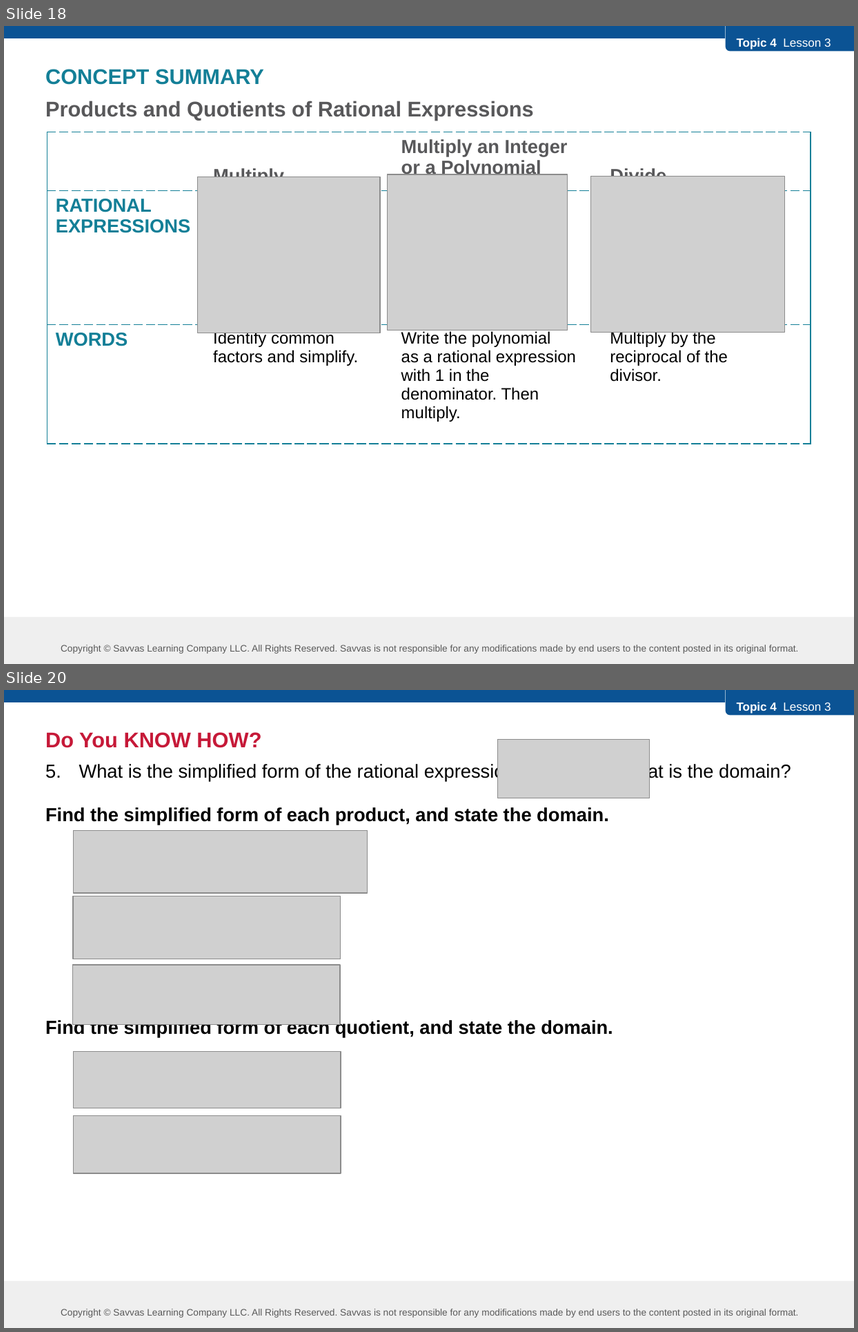
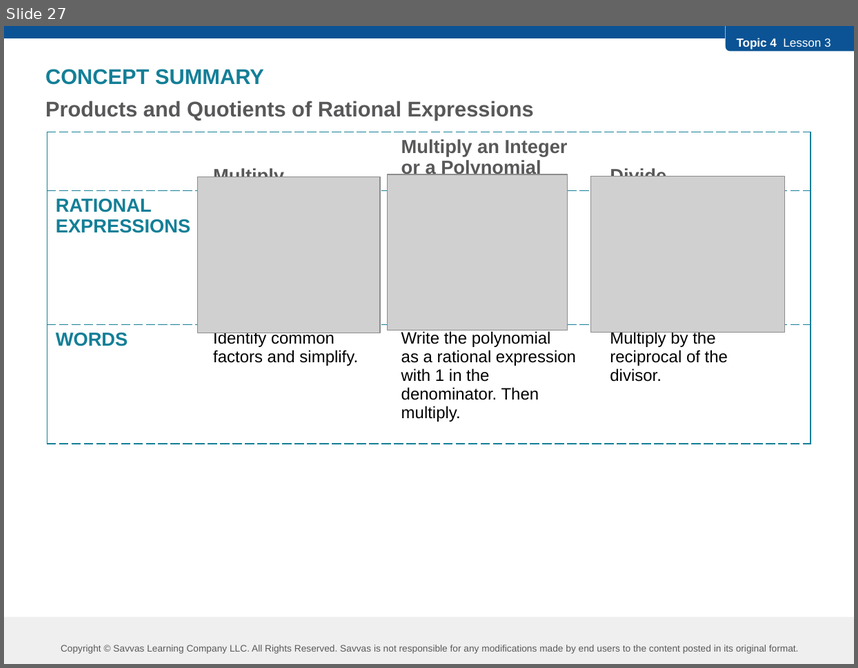
Before and after one commit to robjohncolson/feb25-25, a slide deck: L4-3.pptx. Shown one above the other, each under a label of ours: slides 18 and 20 before the commit, slide 27 after it; the slides between them are not shown. The pictures are 858x1332 and 858x668 pixels, drawn with LibreOffice and Linux fonts; fonts in the diff are those of the drawing; grey boxes stand for pictures. Boxes give left, top, right and bottom in pixels: in the first picture for what was removed or moved away, otherwise in the second. Text is boxed around its words. In the diff, an @@ line names an element or a change of style, - is before the commit and + after.

```diff
--- a/L4-3.pptx
+++ b/L4-3.pptx
@@ slide 20 removed at <box>4,690,854,1328</box>, background #FFFFFF; not listed: 5 template elements that a slide beside it also shows @@
@@ text removed at <box>45,732,791,1038</box> @@
-Do You KNOW HOW?
-5. What is the simplified form of the rational expression ? What is the domain?
-Find the simplified form of each product, and state the domain.
-Find the simplified form of each quotient, and state the domain.
@@ picture removed at <box>498,739,650,798</box> @@
@@ picture removed at <box>74,830,368,893</box> @@
@@ picture removed at <box>73,896,341,960</box> @@
@@ picture removed at <box>73,965,341,1024</box> @@
@@ picture removed at <box>74,1052,341,1108</box> @@
@@ picture removed at <box>74,1116,341,1174</box> @@
@@ what was slide 18 is now slide 27 @@
```
Also in this commit, not shown: 8 slides changed, 9 slides added, 1 other slide removed, 7 other files.
